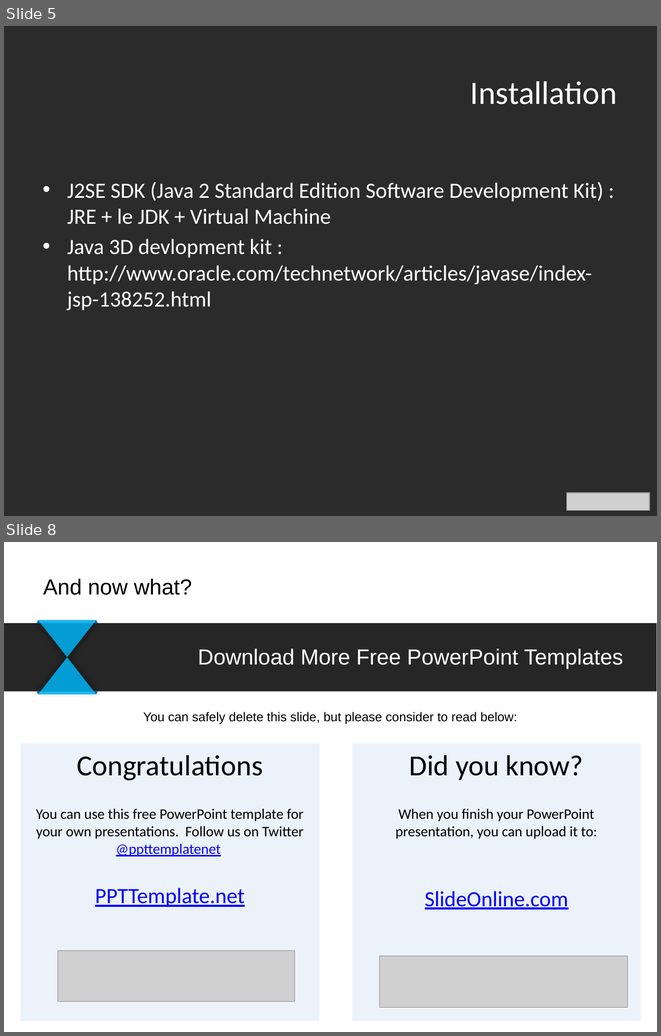
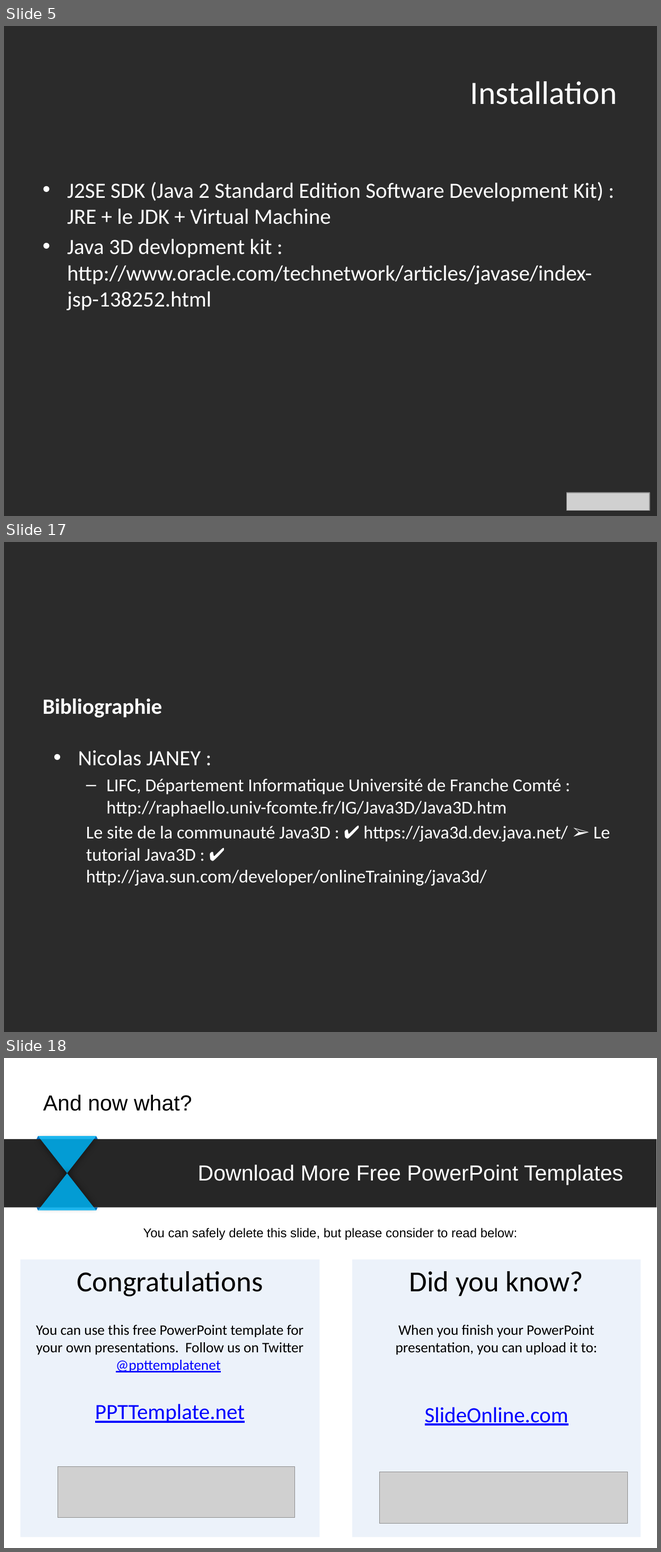
Before and after one commit to IlsanS/Math3D, a slide deck: powerpoint/Présentation1.pptx. Shown one above the other, each under a label of ours: slides 5 and 8 before the commit, slides 5, 17 and 18 after it; the slides between them are not shown. The pictures are 661x1036 and 661x1552 pixels, drawn with LibreOffice and Linux fonts; fonts in the diff are those of the drawing; grey boxes stand for pictures; background and template pictures are left out; a plain dark background stands for a picture behind light text. Boxes give left, top, right and bottom in pixels: in the first picture for what was removed or moved away, otherwise in the second. Text is boxed around its words. In the diff, an @@ line names an element or a change of style, - is before the commit and + after.

```diff
--- a/powerpoint/Présentation1.pptx
+++ b/powerpoint/Présentation1.pptx
@@ slide 17 added at <box>4,542,657,1032</box>, background picture (left out) @@
@@ text added at <box>43,698,162,717</box>, 24 pt, text #FFFFFF, bold @@
+Bibliographie
@@ text added at <box>78,750,610,885</box>, 20 pt, text #FFFFFF @@
+• Nicolas JANEY :
+  – LIFC, Département Informatique Université de Franche Comté : http://raphaello.univ-fcomte.fr/IG/Java3D/Java3D.htm
+  Le site de la communauté Java3D : ✔ https://java3d.dev.java.net/ ➢ Le tutorial Java3D : ✔ http://java.sun.com/developer/onlineTraining/java3d/
@@ what was slide 8 is now slide 18 @@
```
Also in this commit, not shown: 11 other slides added, 2 slides removed, 8 other files.
